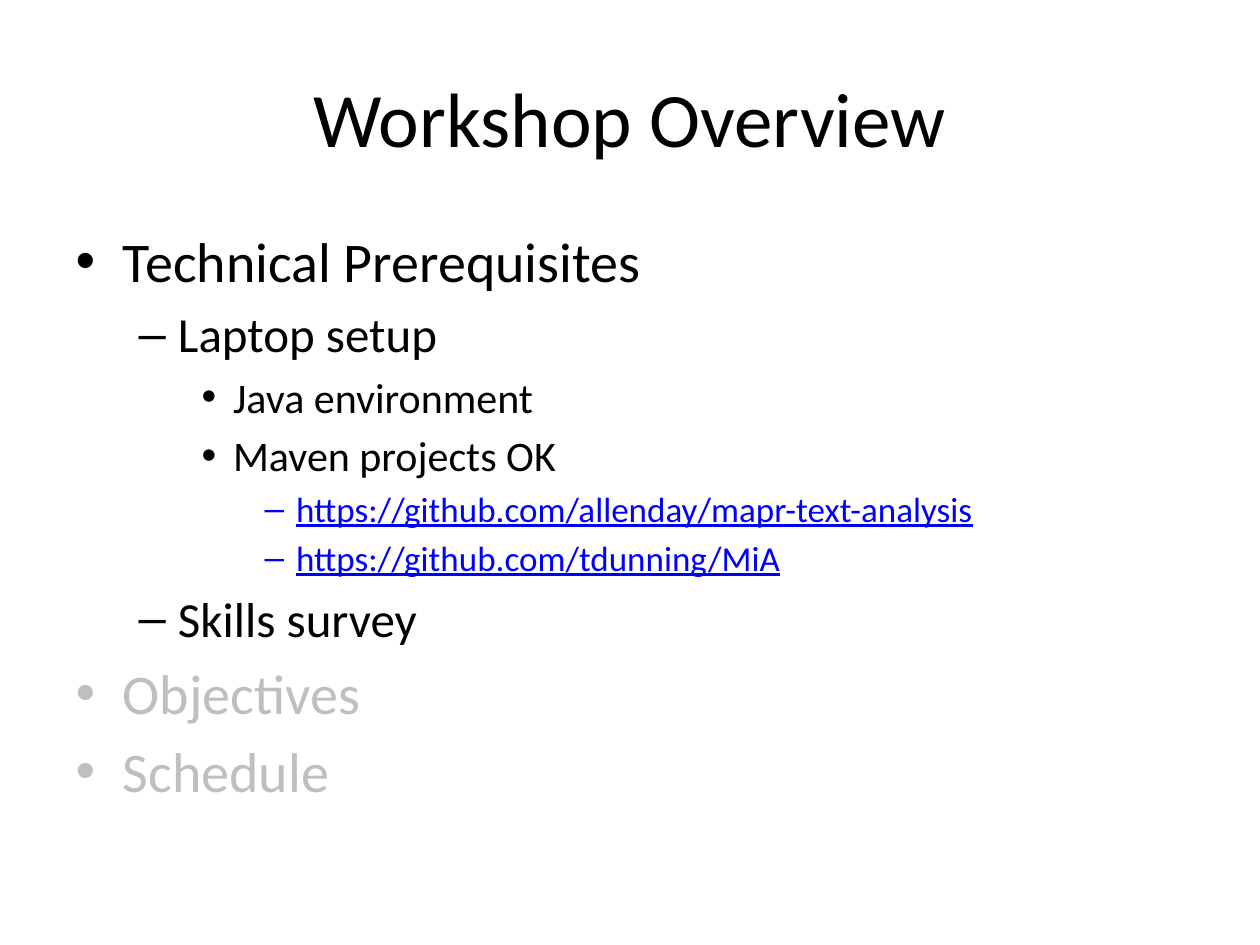
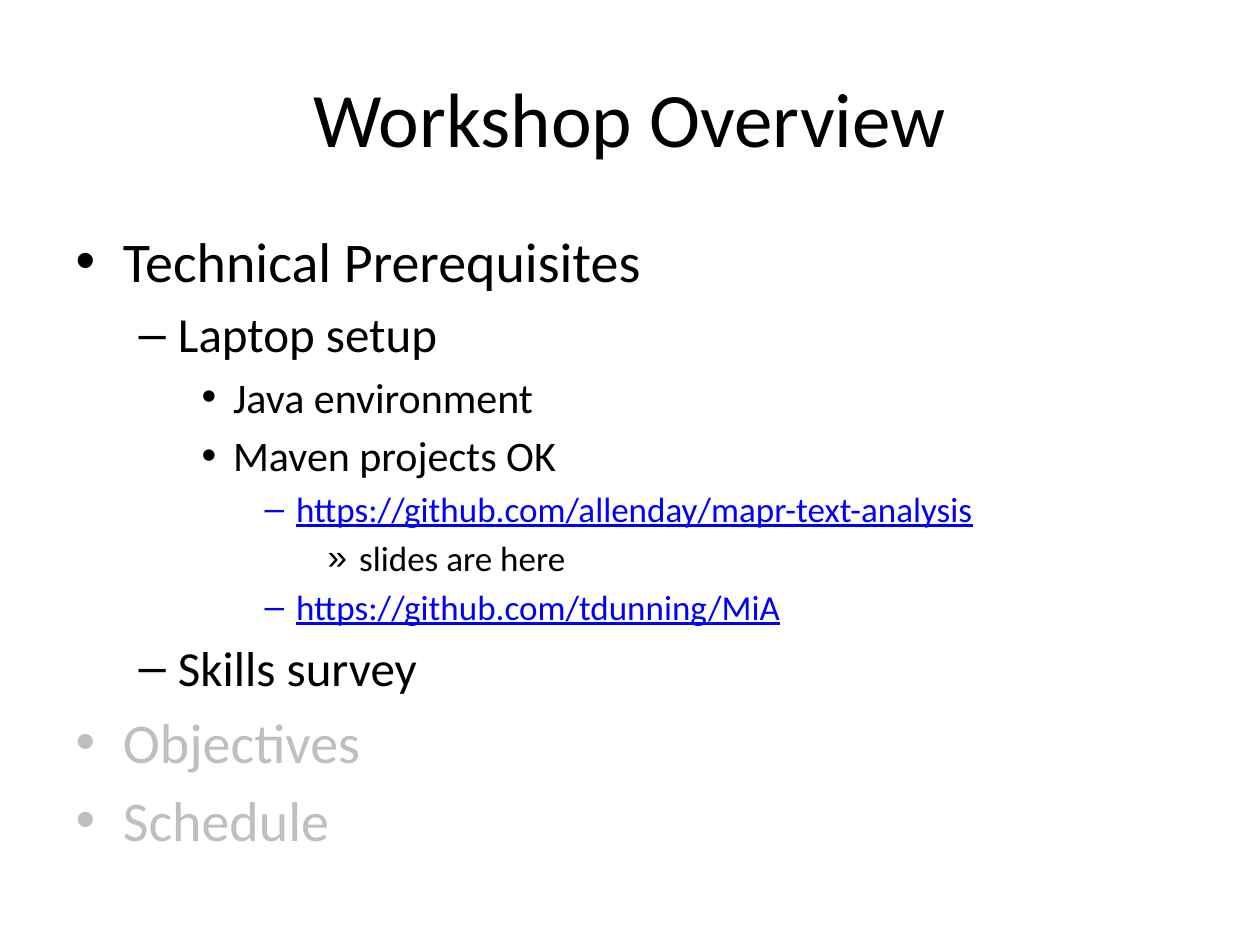
Before and after one commit to allenday/mapr-text-analysis, a slide deck: slide 6 of doc/section1.pptx. Drawn at 1260x945 pixels with LibreOffice and Linux fonts; fonts in the diff are those of the drawing. Boxes give left, top, right and bottom in pixels: in the first picture for what was removed or moved away, otherwise in the second. Text is boxed around its words. In the diff, an @@ line names an element or a change of style, - is before the commit and + after.

Commit message:
slides

```diff
--- a/doc/section1.pptx
+++ b/doc/section1.pptx
@@ text at bbox=[359, 546, 565, 572]: paragraph added @@
+        » slides are here
```
